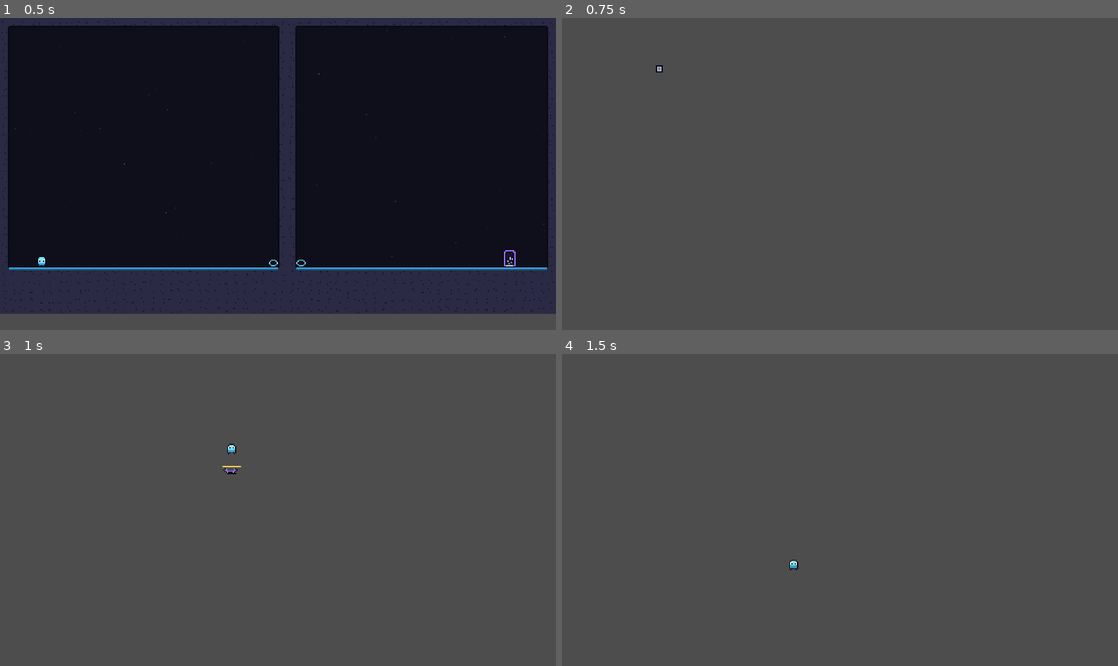
Above: before the commit, frames 1-4 (two rows, left to right).
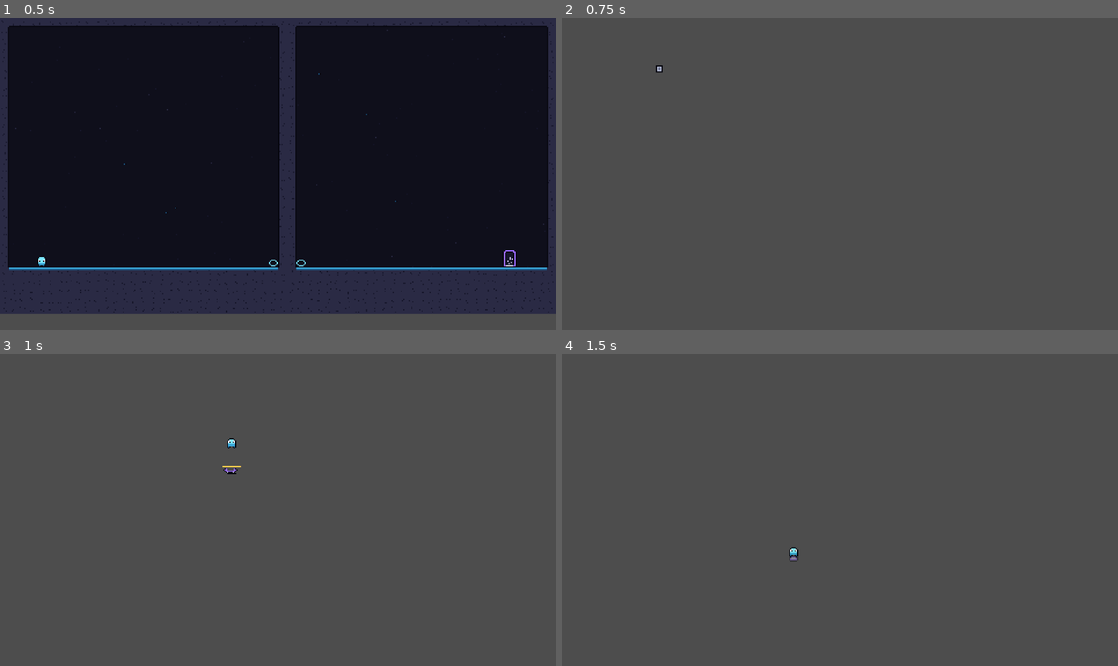
Above: after the commit, the same moments.

Repository: Giuseph66/Pixel
Game: Godot game, scene res://tools/check_sandbox.tscn
The game is run twice, just before and just after one commit, with the same random seed, the same clock (stepped at 60 frames per second) and the same inputs. This scene is started directly instead of the project's main scene.
Inputs (mouse positions are in pixels of both pictures, inside the frame that each line leads up to):
- Up to frame 1 (0.5 s): no input
- Up to frame 2 (0.75 s): tap Enter at 0.5 s; move the mouse to (962, 158) at 0.52 s; hold D from 0.53 s (still down); hold Ctrl from 0.53 s (still down); click (962, 158) at 0.67 s
- Up to frame 3 (1 s): keep holding D; keep holding Ctrl; tap Space at 0.77 s
- Up to frame 4 (1.5 s): release D at 1.25 s; release Ctrl at 1.25 s; tap Space at 1.25 s; drag from (728, 525) to (812, 572) at 1.27 s

Frames 1-2 are identical in both runs. In frame 3, less than 0.1% of the frame differs, in the area x 40-43%, y 26-33%; in frame 4, 0.1%, in the area x 40-43%, y 61-70%.
Error before the commit: Attempt to call function 'null::null (Callable)' on a null instance. (res://scripts/laser.gd:124)

Commit message:
feat: laser beams bend through portals
A beam used to sail straight over a portal tile — nothing there stops it,
so it was a dead pixel in the room. Now hitting one is a redirect: the
beam re-emerges from the twin, heading whichever way that portal faces,
same substitution a body gets from stepping into one.

_measure() walks segments instead of one straight line, capped at
MAX_BOUNCES to guard against a degenerate exit-stares-at-entrance loop.
_update_shape() and _draw() follow the same segment list, so collision
and the drawn beam always agree.

Added a functional regression test: a beam through a portal produces
two segments, the second starting at the exit with its facing.

Diff:
--- a/scripts/laser.gd
+++ b/scripts/laser.gd
@@ -14,23 +14,38 @@
 const WARN := 0.5
 const FIRE := 0.6
 const MAX_REACH_TILES := 60
+## A beam only ever has one portal pair to bounce off in a room, so two hops
+## already covers every real layout — this is a loop guard, not a design
+## target, for the degenerate case of an exit that stares straight back into
+## an entrance.
+const MAX_BOUNCES := 4
 
 var speed_scale := 1.0
 var dir := Vector2.RIGHT
 var is_solid_at: Callable
+## Optional. Given the tile just ahead of the beam, returns the Portal to
+## re-emerge from if that tile is a portal, or null. Beam bends there instead
+## of stopping — same substitution a body gets from stepping into one.
+var portal_at: Callable
 
 var _time := 0.0
 var _phase := 0          # 0 sleep, 1 warn, 2 fire
 var _frozen := 0.0       # step 12/16 — a switch can buy a safe window
-var _reach := 8.0
+## One entry per straight stretch of beam: {pos: Vector2 (local, the start —
+## the emitter for the first, a portal's centre for every bounce after),
+## dir: Vector2, reach: float}. A beam with no portal in its path is always
+## exactly one segment, so every caller that only ever knew one straight
+## beam keeps working unchanged.
+var _segments: Array = []
+var _reach := 8.0        # last segment's reach — kept for network sync
 var _sprite: Sprite2D
 var _area: Area2D
-var _shape: RectangleShape2D
-
-
-func setup(direction: Vector2, solid_check: Callable) -> void:
+
+
+func setup(direction: Vector2, solid_check: Callable, portal_check: Callable = Callable()) -> void:
 	dir = direction
 	is_solid_at = solid_check
+	portal_at = portal_check
 
 
 func _ready() -> void:
@@ -38,14 +53,10 @@
 	_sprite.texture = PixelArt.tex("laser_idle")
 	add_child(_sprite)
 
-	_shape = RectangleShape2D.new()
-	var cs := CollisionShape2D.new()
-	cs.shape = _shape
 	_area = Area2D.new()
 	_area.collision_layer = 0
 	_area.collision_mask = 1
 	_area.monitoring = false
-	_area.add_child(cs)
 	add_child(_area)
 	_area.body_entered.connect(_on_body_entered)
 
@@ -110,31 +121,63 @@
 
 
 func _measure() -> void:
+	_segments.clear()
+	if not is_solid_at.is_valid():
+		_reach = 8.0
+		return
 	# position is always a tile CENTER (tile_center() = tx*8+4), so
 	# position/8.0 lands exactly on tx+0.5. roundi() rounds .5 up, silently
 	# measuring from tx+1 instead of tx — off by one tile in the firing
 	# direction, which either cut the beam a tile short or drove it a tile
 	# into the wall depending on which way it fired. floori() lands on tx.
-	var tx := floori(position.x / 8.0)
-	var ty := floori(position.y / 8.0)
-	var steps := 0
-	while steps < MAX_REACH_TILES:
-		var nx := tx + int(dir.x) * (steps + 1)
-		var ny := ty + int(dir.y) * (steps + 1)
-		if is_solid_at.call(nx, ny):
+	var seg_pos := position
+	var seg_dir := dir
+	var budget := MAX_REACH_TILES
+	var bounces := 0
+	while true:
+		var tx := floori(seg_pos.x / 8.0)
+		var ty := floori(seg_pos.y / 8.0)
+		var steps := 0
+		var exit_portal: Portal = null
+		while steps < budget:
+			var nx := tx + int(seg_dir.x) * (steps + 1)
+			var ny := ty + int(seg_dir.y) * (steps + 1)
+			if is_solid_at.call(nx, ny):
+				break
+			if portal_at.is_valid():
+				var found: Portal = portal_at.call(nx, ny)
+				if found != null:
+					exit_portal = found
+					steps += 1
+					break
+			steps += 1
+		_reach = float(steps) * 8.0 + 4.0
+		_segments.append({"pos": seg_pos, "dir": seg_dir, "reach": _reach})
+		budget -= steps
+		bounces += 1
+		if exit_portal == null or budget <= 0 or bounces >= MAX_BOUNCES:
 			break
-		steps += 1
-	_reach = float(steps) * 8.0 + 4.0
+		seg_pos = exit_portal.position
+		seg_dir = exit_portal.facing
 
 
 func _update_shape() -> void:
 	const THICK := 4.0
-	if absf(dir.x) > 0.5:
-		_shape.size = Vector2(_reach, THICK)
-		_area.position = Vector2(dir.x * _reach * 0.5, 0.0)
-	else:
-		_shape.size = Vector2(THICK, _reach)
-		_area.position = Vector2(0.0, dir.y * _reach * 0.5)
+	for child in _area.get_children():
+		child.queue_free()
+	for seg: Dictionary in _segments:
+		var d: Vector2 = seg["dir"]
+		var reach: float = seg["reach"]
+		var shape := RectangleShape2D.new()
+		var cs := CollisionShape2D.new()
+		if absf(d.x) > 0.5:
+			shape.size = Vector2(reach, THICK)
+			cs.position = (seg["pos"] as Vector2) - position + Vector2(d.x * reach * 0.5, 0.0)
+		else:
+			shape.size = Vector2(THICK, reach)
+			cs.position = (seg["pos"] as Vector2) - position + Vector2(0.0, d.y * reach * 0.5)
+		cs.shape = shape
+		_area.add_child(cs)
 
 
 ## The beam kills the instant it fires, including anyone already standing in
@@ -158,11 +201,17 @@
 		return
 	var thick := 1.0 if _phase == 1 else 4.0
 	var fill := Palette.CYAN if _phase == 1 else Palette.WHITE
-	var rect: Rect2
-	if absf(dir.x) > 0.5:
-		rect = Rect2(0.0 if dir.x > 0.0 else -_reach, -thick * 0.5, _reach, thick)
-	else:
-		rect = Rect2(-thick * 0.5, 0.0 if dir.y > 0.0 else -_reach, thick, _reach)
-	draw_rect(rect, fill)
-	if _phase == 2:
-		Util.draw_panel(self, rect, Color(0, 0, 0, 0), Palette.CYAN)
+	for seg: Dictionary in _segments:
+		var d: Vector2 = seg["dir"]
+		var reach: float = seg["reach"]
+		var origin: Vector2 = (seg["pos"] as Vector2) - position
+		var rect: Rect2
+		if absf(d.x) > 0.5:
+			rect = Rect2(origin.x + (0.0 if d.x > 0.0 else -reach), origin.y - thick * 0.5,
+				reach, thick)
+		else:
+			rect = Rect2(origin.x - thick * 0.5, origin.y + (0.0 if d.y > 0.0 else -reach),
+				thick, reach)
+		draw_rect(rect, fill)
+		if _phase == 2:
+			Util.draw_panel(self, rect, Color(0, 0, 0, 0), Palette.CYAN)
--- a/scripts/level.gd
+++ b/scripts/level.gd
@@ -231,6 +231,22 @@
 		return Vector2.DOWN
 	push_warning("Level: laser at (%d,%d) has no floor or ceiling to mount on" % [tx, ty])
 	return Vector2.UP
+
+
+## Where a laser beam re-emerges if it crosses a portal tile mid-flight —
+## the twin, same as a body that falls into one: heading swapped for
+## whichever way the exit faces. Null before both portals are linked (still
+## true the instant a laser's own _ready() takes its first measurement,
+## since the grid is walked top to bottom and linking happens only once the
+## whole thing has been read) or if the tile just isn't a portal at all.
+func _portal_exit_at(tx: int, ty: int) -> Portal:
+	var ch := tile_at(tx, ty)
+	var portal: Portal = null
+	if ch == "q":
+		portal = _portal_a
+	elif ch == "Q":
+		portal = _portal_b
+	return portal.twin if portal != null else null
 
 
 func _portal_facing(tx: int, ty: int) -> Vector2:
@@ -499,7 +515,7 @@
 					# terrain, so is_solid() alone is blind to it — the beam would
 					# sail straight through a shut gate the same way ground AI used
 					# to walk through one before it got this same swap.
-					laser.setup(facing, Callable(self, "is_wall_or_gate"))
+					laser.setup(facing, Callable(self, "is_wall_or_gate"), Callable(self, "_portal_exit_at"))
 					_entities.add_child(laser)
 					_lasers.append(laser)
 				"q", "Q":
--- a/tools/check_sandbox.gd
+++ b/tools/check_sandbox.gd
@@ -909,6 +909,42 @@
 		bad += _fail("a laser's beam passed through a closed gate (reach %s, wanted %s)" % [gate_laser._reach, expect_reach])
 	glevel.queue_free()
 	await get_tree().process_frame
+
+	# A beam that crosses a portal tile bends: it re-emerges from the twin
+	# heading whichever way that twin faces, same substitution a body gets.
+	var pg := Levels.blank()
+	Levels.rect(pg, 0, 27, Levels.COLS, 5, "#")
+	Levels.rect(pg, 18, 20, 2, 5, "#")
+	Levels.put(pg, 20, 22, "L")
+	Levels.put(pg, 26, 22, "q")
+	Levels.put(pg, 40, 14, "#")
+	Levels.put(pg, 40, 15, "Q")
+	Levels.put(pg, 40, 20, "#")
+	Levels.put(pg, 4, 26, "P")
+	Levels.put(pg, 54, 26, "X")
+	var proom := Sandbox.normalise({"rows": Levels.bake(pg)})
+	var plevel := Level.new()
+	plevel.setup(0, Sandbox.to_level_data(proom))
+	add_child(plevel)
+	await get_tree().process_frame
+	var portal_laser: Laser = plevel._lasers[0]
+	portal_laser._physics_process(Laser.SLEEP + Laser.WARN + 0.01)
+	if portal_laser._segments.size() != 2:
+		bad += _fail("a laser through a portal produced %d segment(s), wanted 2"
+			% portal_laser._segments.size())
+	else:
+		var first: Dictionary = portal_laser._segments[0]
+		var second: Dictionary = portal_laser._segments[1]
+		if not is_equal_approx(float(first["reach"]), 52.0):
+			bad += _fail("a laser's first leg into a portal measured %s, wanted 52" % first["reach"])
+		if second["dir"] != Vector2.DOWN:
+			bad += _fail("a laser did not pick up the exit portal's facing after bending")
+		if not (second["pos"] as Vector2).is_equal_approx(Vector2(40 * 8 + 4, 15 * 8 + 4)):
+			bad += _fail("a laser's second leg did not start from the exit portal")
+		if not is_equal_approx(float(second["reach"]), 36.0):
+			bad += _fail("a laser's second leg past a portal measured %s, wanted 36" % second["reach"])
+	plevel.queue_free()
+	await get_tree().process_frame
 	return bad
 
 
